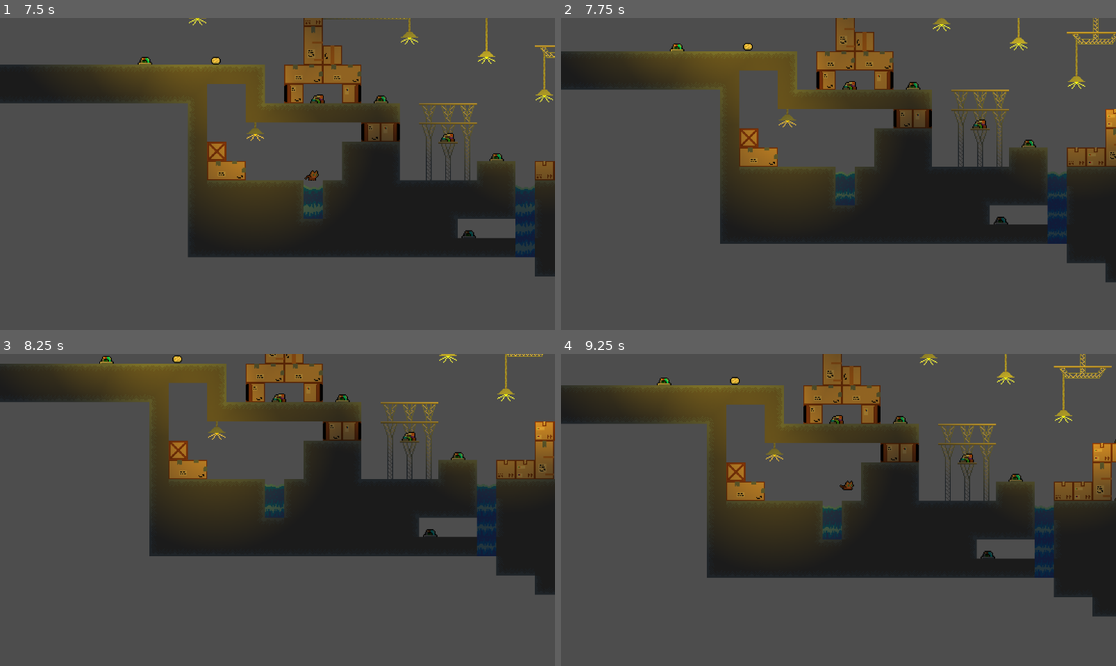
Above: before the commit, frames 1-4 (two rows, left to right).
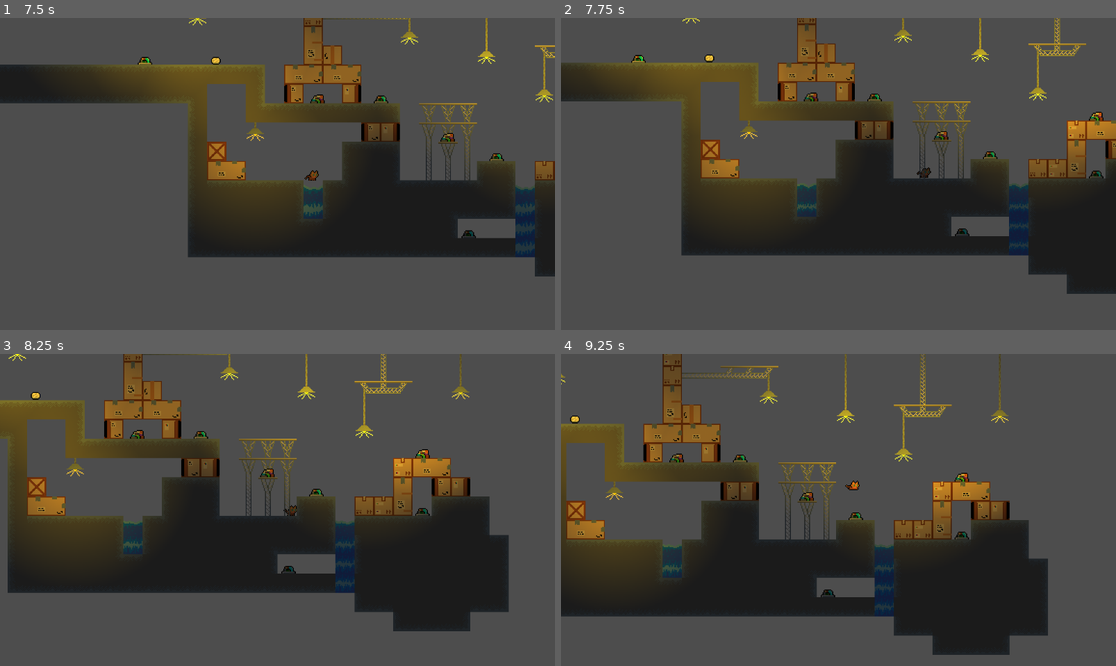
Above: after the commit, the same moments.

Repository: filipetressmann/Catopia
Game: Godot game, scene res://Scenes/Main/Main.tscn
The game is run twice, just before and just after one commit, with the same random seed, the same clock (stepped at 60 frames per second) and the same inputs.
Inputs (mouse positions are in pixels of both pictures, inside the frame that each line leads up to):
- Up to frame 1 (7.5 s): move the mouse to (399, 158) at 0.52 s; hold F (Collect) 0.53-1.28 s; hold D (Right) 0.53-2.03 s; tap W (Jump) at 0.77, 1.52, 3.02, 3.77, 4.52, 6.02, 6.77 s; move the mouse to (166, 189) at 1.27 s; tap Space (Dash) at 1.35, 4.35, 7.35 s; move the mouse to (333, 105) at 2.02 s; press the mouse at (333, 105) at 2.03 s; hold A (Left) 2.03-2.78 s; move the mouse to (249, 236) at 2.77 s; release the mouse at (249, 236) at 2.78 s; hold D (Right) 2.78-4.28 s; tap Shift (climb) at 2.85, 5.85 s; move the mouse to (444, 220) at 3.52 s; hold F (Collect) 3.53-4.28 s; move the mouse to (111, 127) at 4.27 s; hold A (Left) 4.28-5.03 s; move the mouse to (305, 174) at 5.02 s; press the mouse at (305, 174) at 5.03 s; hold D (Right) 5.03-5.78 s; move the mouse to (194, 96) at 5.77 s; release the mouse at (194, 96) at 5.78 s; hold A (Left) 5.78-7.28 s; move the mouse to (399, 158) at 6.52 s; hold F (Collect) 6.53-7.28 s; move the mouse to (166, 189) at 7.27 s; hold D (Right) from 7.28 s (still down)
- Up to frame 2 (7.75 s): keep holding D (Right); tap W (Jump) at 7.52 s
- Up to frame 3 (8.25 s): keep holding D (Right); move the mouse to (333, 441) at 8.02 s; press the mouse at (333, 441) at 8.03 s
- Up to frame 4 (9.25 s): keep holding D (Right); move the mouse to (810, 572) at 8.77 s; release the mouse at (810, 572) at 8.78 s; tap Shift (climb) at 8.85 s; tap W (Jump) at 9.02 s

Frame 1 is identical in both runs. In frame 2, 29% of the frame differs, in the area x 0-100%, y 0-89%; in frame 3, 47%; in frame 4, 47%, in the area x 0-100%, y 0-97%.

Commit message:
Player respawn point

Diff:
--- a/Scenes/Objects/water.tscn
+++ b/Scenes/Objects/water.tscn
@@ -2,6 +2,21 @@
 
 [ext_resource type="Texture2D" uid="uid://bkti7k4e2jrnb" path="res://Assets/tiles.png" id="1_s8srg"]
 [ext_resource type="Script" path="res://Scenes/Objects/water.gd" id="2_mfuil"]
+
+[sub_resource type="Animation" id="Animation_87hd2"]
+length = 0.001
+tracks/0/type = "value"
+tracks/0/imported = false
+tracks/0/enabled = true
+tracks/0/path = NodePath(".:frame")
+tracks/0/interp = 1
+tracks/0/loop_wrap = true
+tracks/0/keys = {
+"times": PackedFloat32Array(0),
+"transitions": PackedFloat32Array(1),
+"update": 1,
+"values": [52]
+}
 
 [sub_resource type="Animation" id="Animation_ucl5t"]
 resource_name = "idle"
@@ -18,21 +33,6 @@
 "transitions": PackedFloat32Array(1, 1, 1),
 "update": 1,
 "values": [52, 53, 54]
-}
-
-[sub_resource type="Animation" id="Animation_87hd2"]
-length = 0.001
-tracks/0/type = "value"
-tracks/0/imported = false
-tracks/0/enabled = true
-tracks/0/path = NodePath(".:frame")
-tracks/0/interp = 1
-tracks/0/loop_wrap = true
-tracks/0/keys = {
-"times": PackedFloat32Array(0),
-"transitions": PackedFloat32Array(1),
-"update": 1,
-"values": [52]
 }
 
 [sub_resource type="AnimationLibrary" id="AnimationLibrary_1i8y6"]
--- a/Scenes/Objects/water_surface.gd
+++ b/Scenes/Objects/water_surface.gd
@@ -9,3 +9,10 @@
 # Called every frame. 'delta' is the elapsed time since the previous frame.
 func _process(delta):
 	pass
+
+
+func body_submerged(body) -> void:
+	if body.is_in_group("player"):
+		body.respawn()
+	elif body.is_in_group("drop"):
+		body.queue_free()
--- a/Scenes/Objects/water_surface.tscn
+++ b/Scenes/Objects/water_surface.tscn
@@ -41,6 +41,9 @@
 "idle": SubResource("Animation_ucl5t")
 }
 
+[sub_resource type="RectangleShape2D" id="RectangleShape2D_lugmi"]
+size = Vector2(20, 9)
+
 [node name="WaterSurface" type="Sprite2D"]
 texture = ExtResource("1_oe21k")
 hframes = 13
@@ -52,3 +55,11 @@
 libraries = {
 "": SubResource("AnimationLibrary_1i8y6")
 }
+
+[node name="Area2D" type="Area2D" parent="."]
+
+[node name="CollisionShape2D" type="CollisionShape2D" parent="Area2D"]
+position = Vector2(0, 5.5)
+shape = SubResource("RectangleShape2D_lugmi")
+
+[connection signal="body_entered" from="Area2D" to="." method="body_submerged"]
--- a/Scenes/Player/Player.gd
+++ b/Scenes/Player/Player.gd
@@ -6,10 +6,12 @@
 @export var dash_duration : float = 0.125
 @export var max_climbs : int = 3
 @export var throw_force : float = 400
+@export var respawn_point : Node = null
 @onready var _animation_player = $AnimationPlayer
 @onready var _sprite = $Sprite
 @onready var _interaction_area = $Interaction_area
 @onready var _climb_ray = $Climb_detector
+
 var jump_direction = Vector2.UP
 
 var motion_direction : float = 0
@@ -39,11 +41,16 @@
 		_animation_player.play("idle")
 
 	if position.y > 500:
-		position = Vector2.ZERO
+		respawn()
 
 	if is_climbing and not can_climb:
 		stop_climbing()
 
+func respawn() -> void:
+	if respawn_point == null:
+		position = Vector2.ZERO
+	else:
+		position = respawn_point.position
 
 func jump() -> void:
 	if not is_dashing:
Not shown: 1 places in Scenes/Objects/water_surface.tscn that only renumber resources
